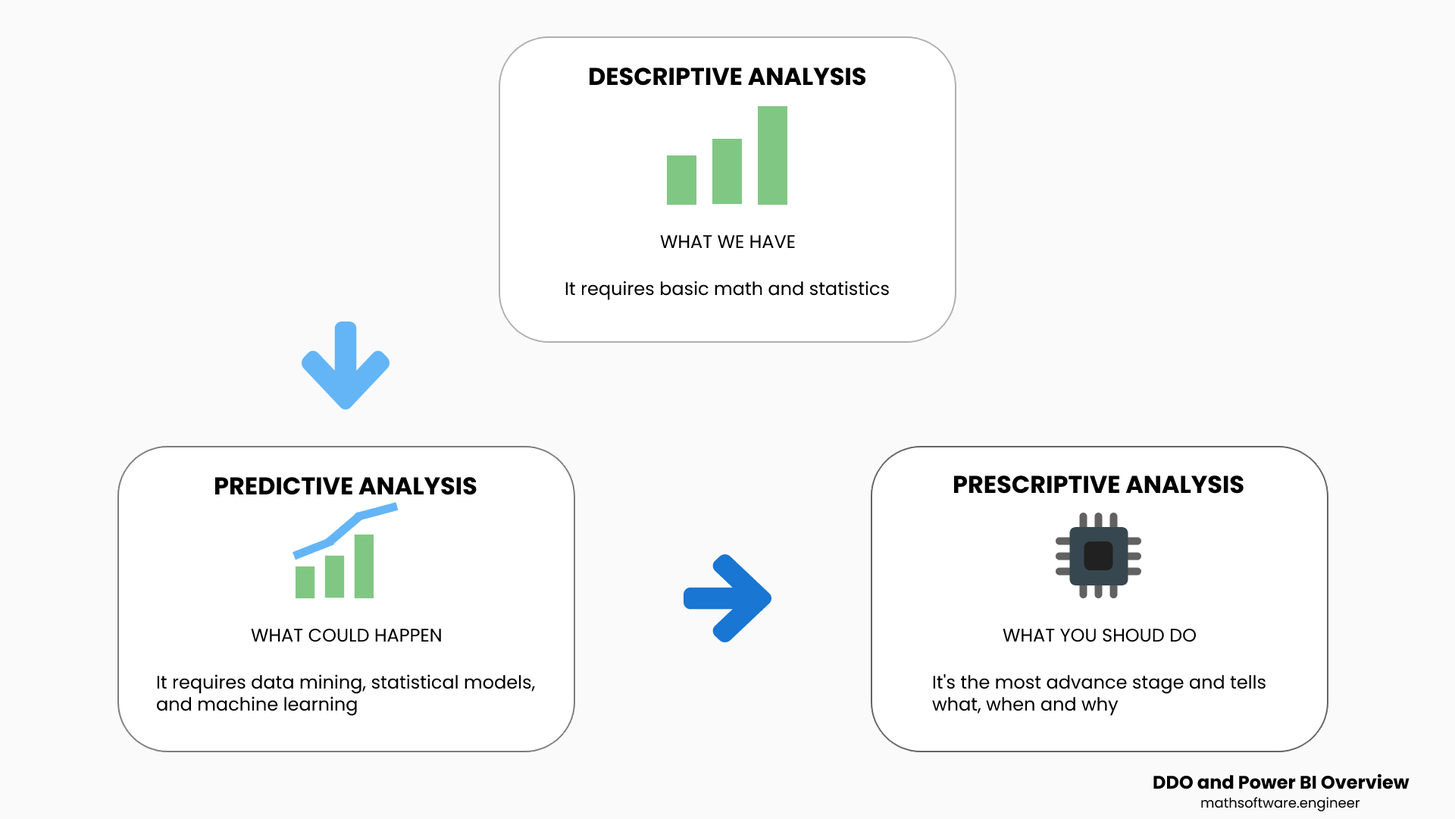
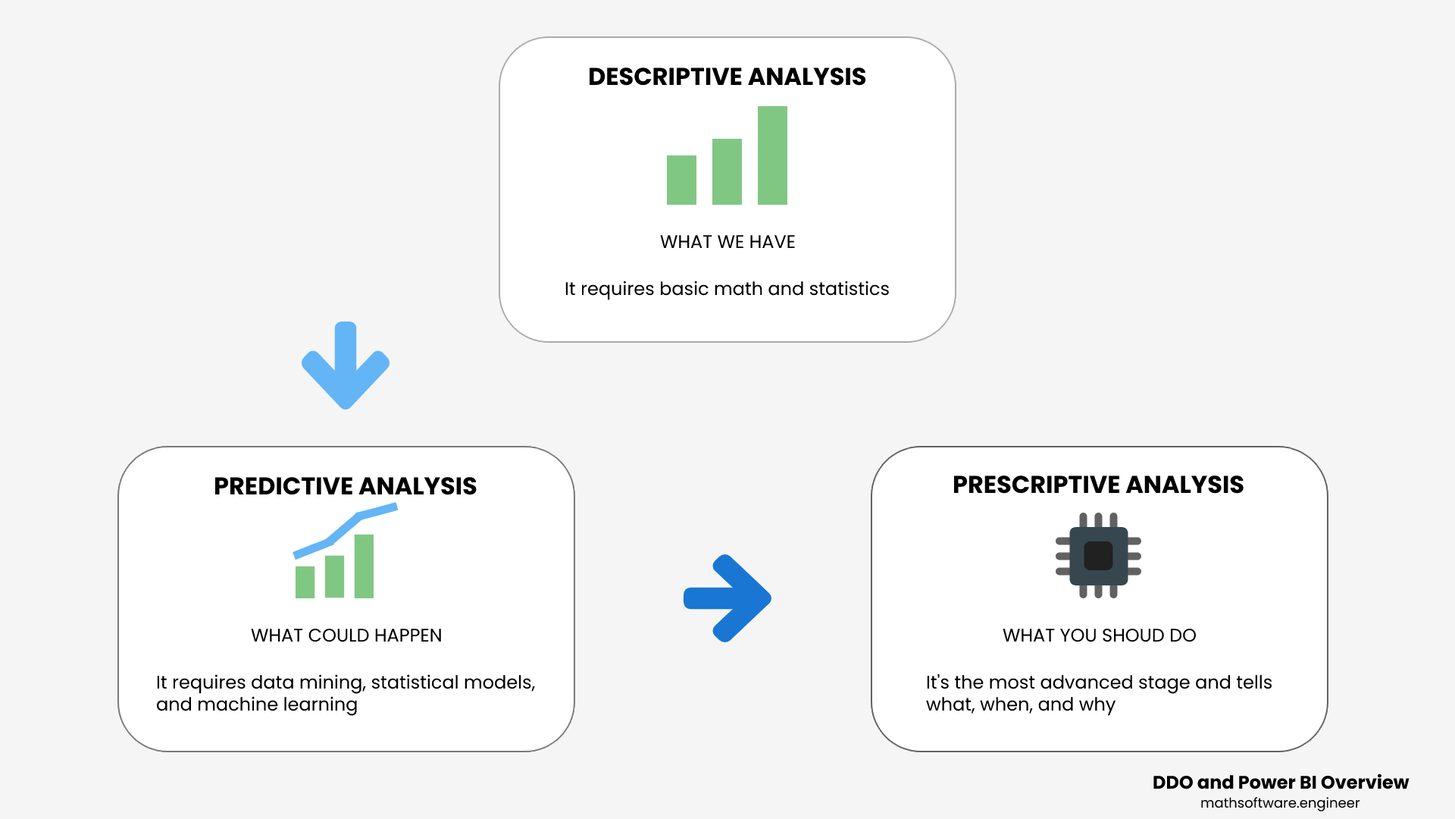
Layered file, before and after one edit (1455×819). Changes by layer:
renamed "It's the most advance stage and" to "It's the most advanced stage and", painted on it over (926, 673, 1272, 716)
